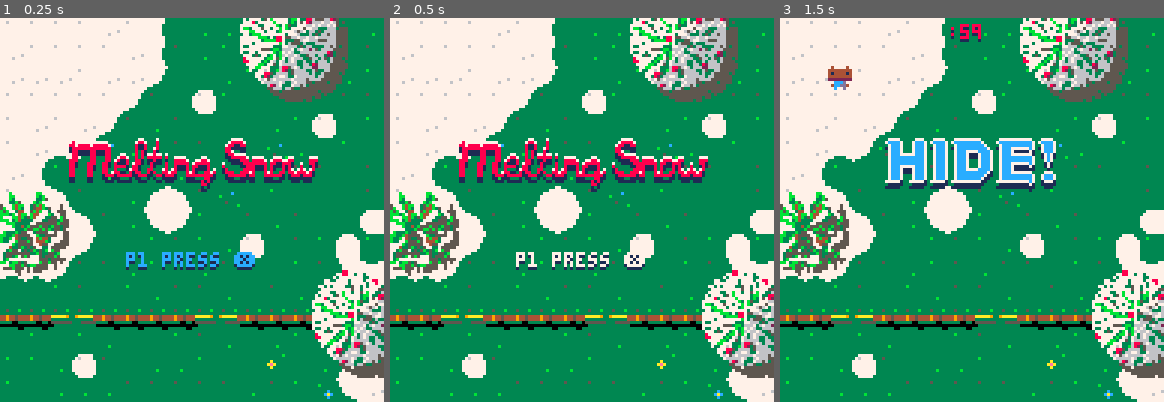
Above: before the commit, frames 1-3 (left to right).
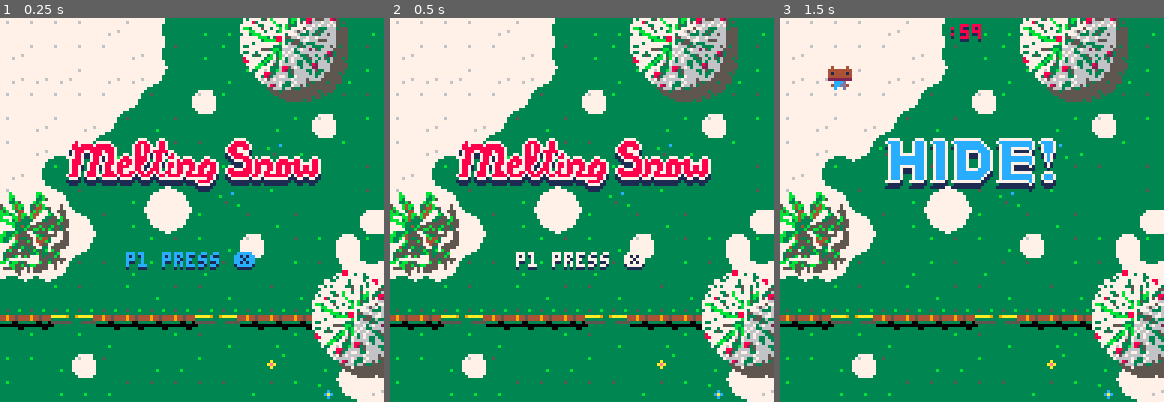
Above: after the commit, the same moments.

Repository: ElectricToy/pico-8
Game: PICO-8 cartridge snow.p8
Same seed, same stepped clock (60 frames per second), same inputs: the game is played once before the commit and once after it.
Inputs:
- Up to frame 1 (0.25 s): no input
- Up to frame 2 (0.5 s): no input
- Up to frame 3 (1.5 s): tap X (X key) at 1.07 s

The runs differ from the first frame. In frame 1, 4.1% of the frame differs, in the area x 17-84%, y 31-46%; in frame 2, 4.1%; in frame 3, nothing differs.

Commit message:
Improved titles.

Diff:
--- a/snow.p8
+++ b/snow.p8
@@ -1079,7 +1079,7 @@
 	end
 	spr( 197, basex + 8 * 2 - 2, basey, 2, 2 )		-- E
 	spr( 197, basex + 8 * 4 - 4, basey, 2, 2 )		-- E
-	spr( 199, basex + 8 * 7 , basey, 1, 3 )		-- !
+	spr( 199, basex + 8 * 7 , basey, 1, 2 )		-- !
 
 	if recolor == nil then
 		pal()
@@ -1205,13 +1205,14 @@
 end
 
 function drawgameover( color )
+	local baseY = 20
 	-- shadow
 	recolor( nil, 1, function()
-		spr( 224, 27, 48, 10, 1 )
+		spr( 224, 27, baseY + 2, 10, 1 )
 	end )
 
 	recolor( 12, color, function()
-		spr( 224, 27, 46, 10, 1 )
+		spr( 224, 27, baseY, 10, 1 )
 	end )
 end
 
@@ -1258,7 +1259,7 @@
 
 		drawshadowed( 0, 2, function( x, y )
 			spr( 72, 22 + x, 40 + y, 7, 2 )
-			spr( 104, x + 22 + ( 6 * 8 + 4 ), y + 40, 4, 2 )
+			spr( 104, x + 22 + ( 6 * 8 + 4 ), y + 40, 5, 2 )
 		end )
 
 		drawpressxprompt( 1 )
@@ -1457,7 +1458,7 @@
 		-- show outcome
 
 		local winner_name = winner == hider and "hider" or "seeker"
-		printshadowed( "the " .. winner_name .. " wins!", 32, 46, color )
+		printshadowed( "the " .. winner_name .. " wins!", 36, 46, color )
 	end,
 
 	endstate = function( self )
Not shown, changed: 30 lines of the sprite sheet (__gfx__) section of snow.p8
